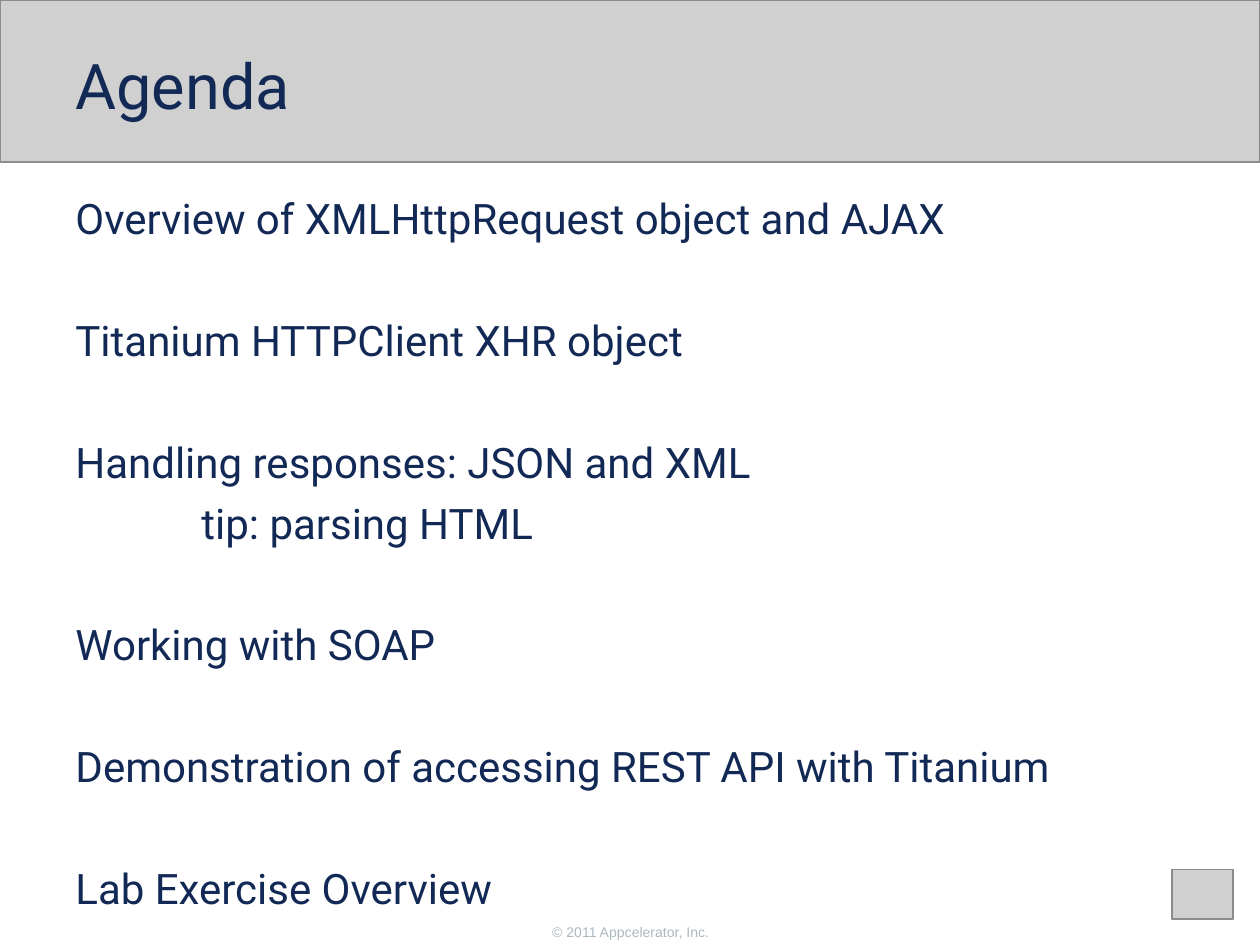
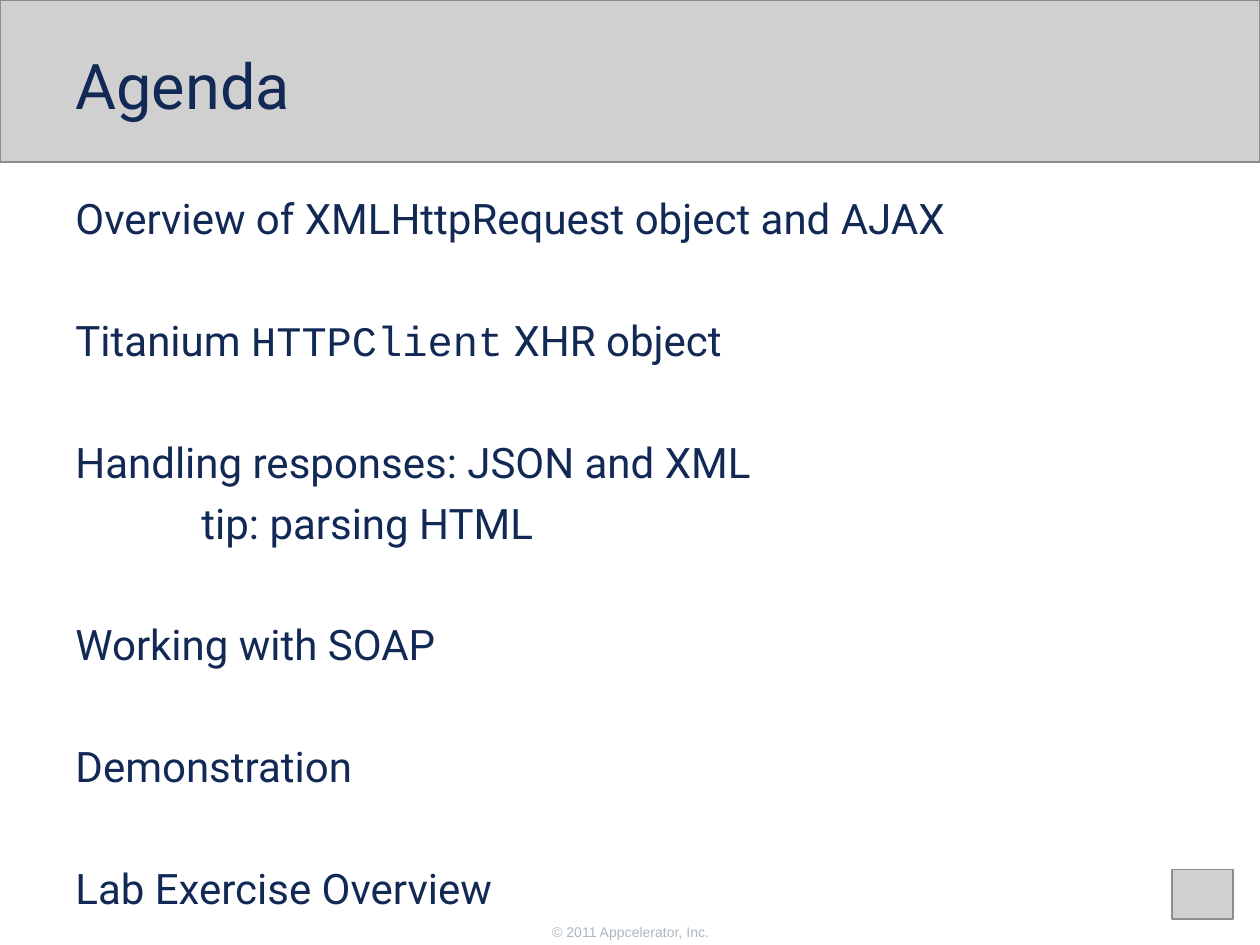
Before and after one commit to appcelerator-training-archive/tcad_certification, a slide deck: slide 3 of 260/260.ppt. Drawn at 1260x945 pixels with LibreOffice and Linux fonts; fonts in the diff are those of the drawing; grey boxes stand for pictures. Boxes give left, top, right and bottom in pixels: in the first picture for what was removed or moved away, otherwise in the second. Text is boxed around its words. In the diff, an @@ line names an element or a change of style, - is before the commit and + after.

Commit message:
added kitchensink example suggestion for the demonstration

```diff
--- a/260/260.ppt
+++ b/260/260.ppt
@@ text at (75,324,722,365): font Roboto to Courier New in "HTTPClient" @@
@@ text at (75,751,352,783): text changed @@
-Demonstration of accessing REST API with Titanium
+Demonstration
```
Also in this commit, not shown: 5 other slides changed.
